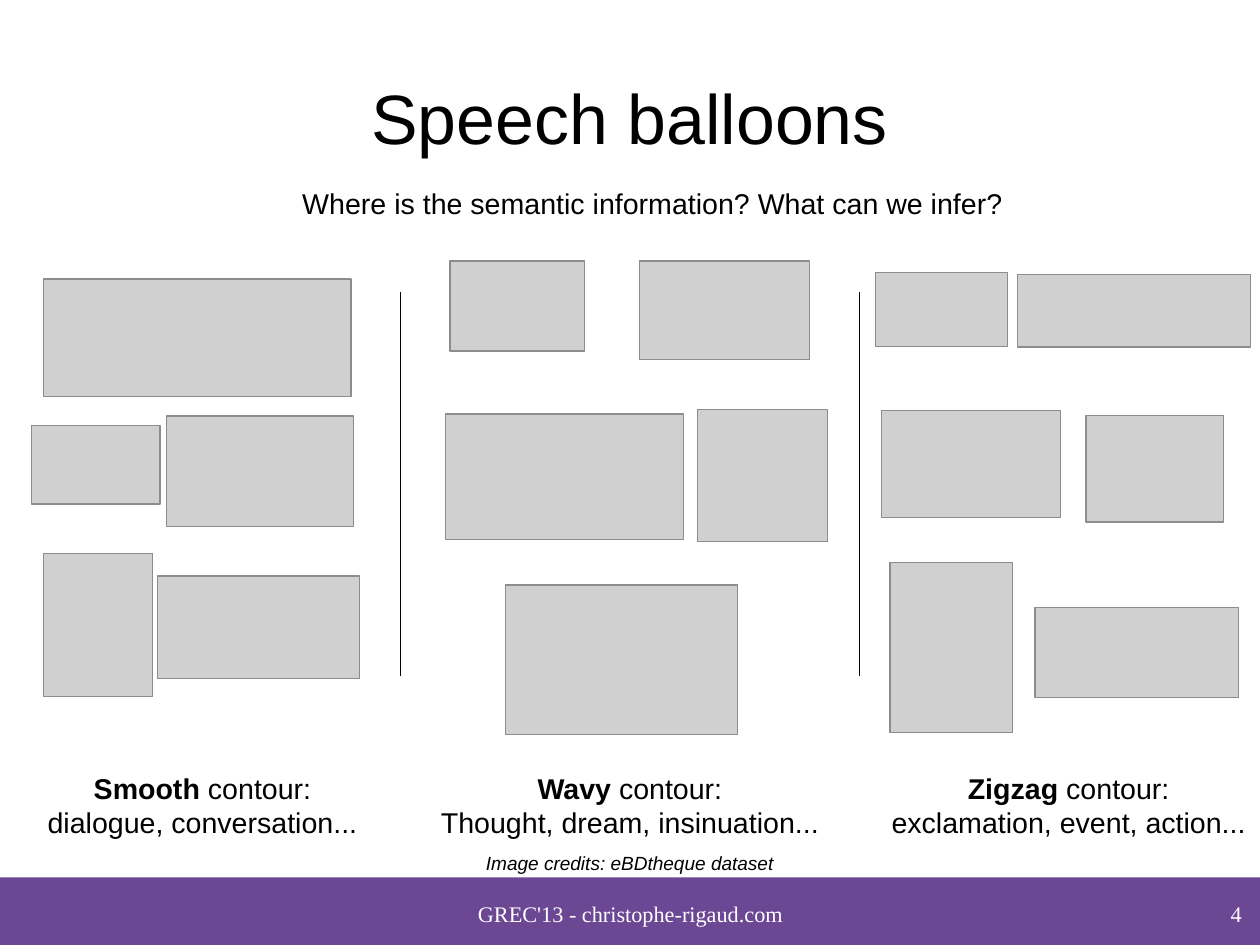
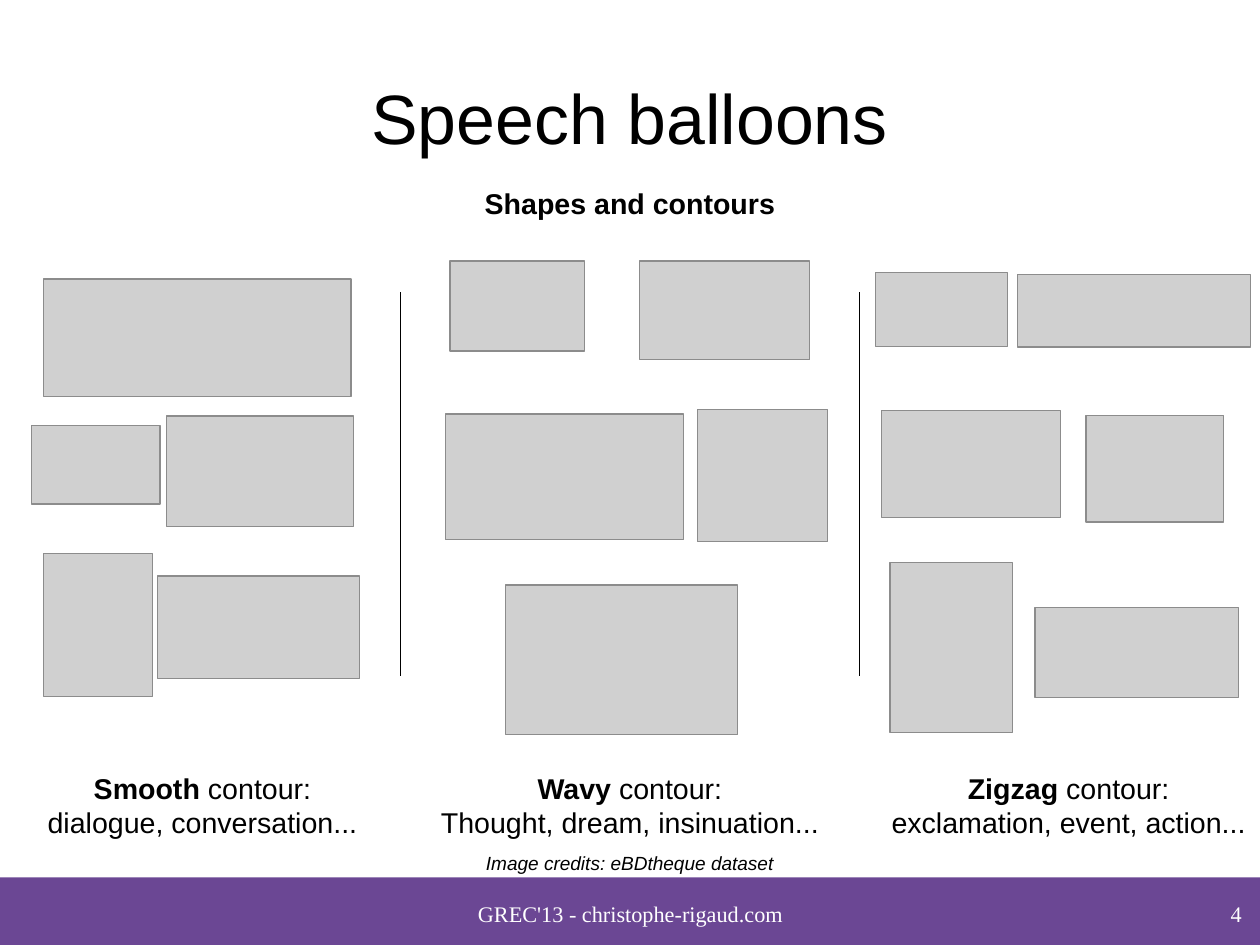
Before and after one commit to crigaud/publication, a slide deck: slide 4 of 2013/GREC/speech_balloon_contour_classification_in_comics/presentation/2013_Rigaud_Speech_balloon_contour_classification_in_comics.odp. Drawn at 1260x945 pixels with LibreOffice and Linux fonts; fonts in the diff are those of the drawing; grey boxes stand for pictures; background and template pictures are left out. Boxes give left, top, right and bottom in pixels: in the first picture for what was removed or moved away, otherwise in the second. Text is boxed around its words. In the diff, an @@ line names an element or a change of style, - is before the commit and + after.

```diff
--- a/2013/GREC/speech_balloon_contour_classification_in_comics/presentation/2013_Rigaud_Speech_balloon_contour_classification_in_comics.odp
+++ b/2013/GREC/speech_balloon_contour_classification_in_comics/presentation/2013_Rigaud_Speech_balloon_contour_classification_in_comics.odp
@@ text at [485, 193, 775, 219]: text changed; bold on @@
-Where is the semantic information? What can we infer?
+Shapes and contours
```
Also in this commit, not shown: 5 other slides changed, 3 slides added, 1 slide removed, 1 other file.
